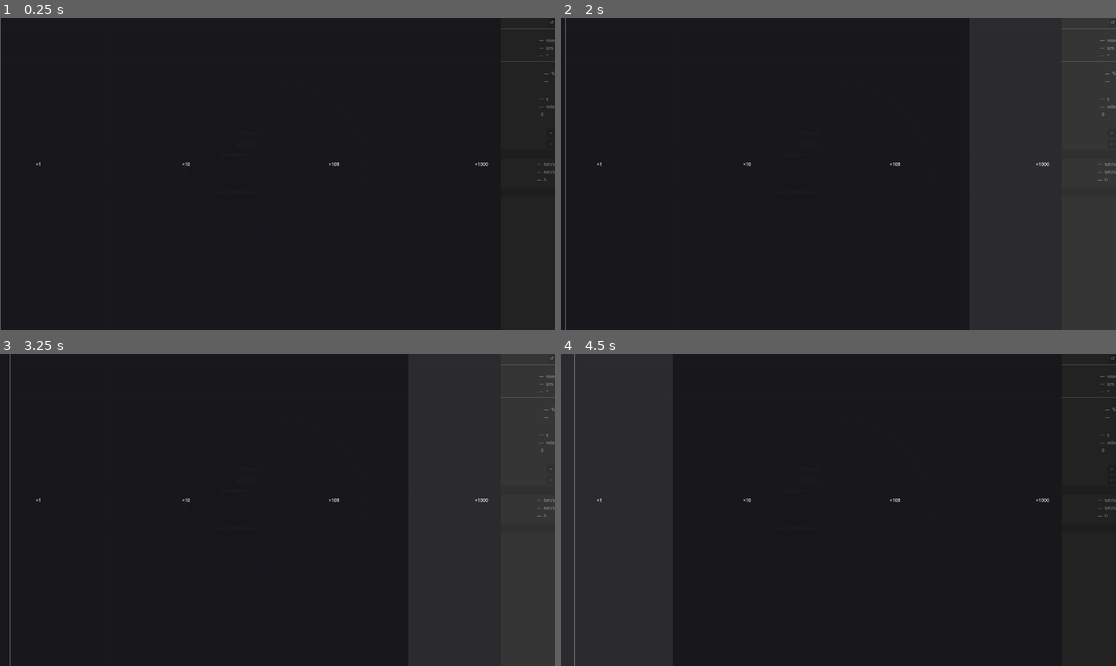
Above: before the commit, frames 1-4 (two rows, left to right).
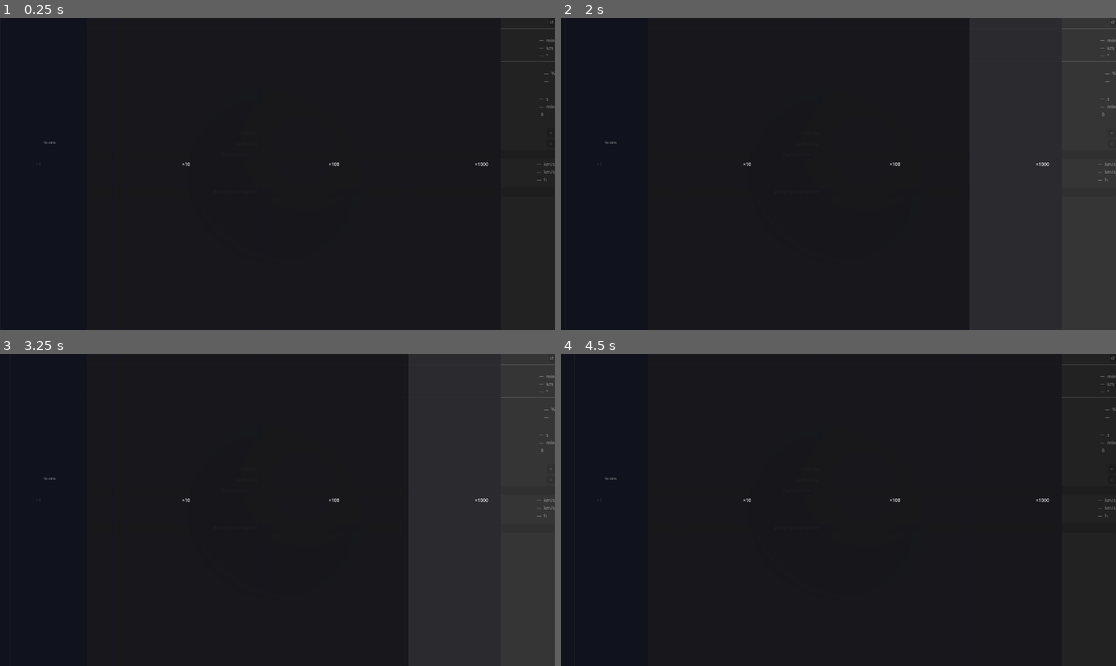
Above: after the commit, the same moments.

Repository: MrVeGGi3/vsl
Game: Godot game, scene res://scenes/main.tscn
Two runs of this game, one before a commit and one after it. Both use one fixed random seed, a clock stepped at 60 frames per second and the inputs below.
Inputs:
- Up to frame 1 (0.25 s): no input
- Up to frame 2 (2 s): click "Compute ΔV" at 0.5 s; click "↺" at 1.25 s
- Up to frame 3 (3.25 s): click "+" at 2 s; click "+" at 2.75 s
- Up to frame 4 (4.5 s): click "Export JSON Report" at 3.5 s; click "×1" at 4.25 s

The runs differ from the first frame. In frame 1, 0.1% of the frame differs, in the area x 0-11%, y 0-100%; in frame 2, 0.1%; in frame 3, 0.1%; in frame 4, 16%, in the area x 0-16%, y 0-100%.

Commit message:
feat(trajectory): add visualization pipeline and fix aero table transposition
Solver (Julia):
- c_api.jl: add _sixdof_from_ptrs / _sixdof_points_from_ptrs helpers
  callable via jl_eval_string; fix _build_aero_table C row-major→Julia
  column-major transposition (reshape na×nm then transpose → nm×na)
- sixdof.jl: clamp altitude to ≥ 0 m before NRLMSISE-00 to prevent
  DomainError when rocket re-enters ground after apogee
- test_sixdof.jl: extend test coverage for atmosphere path

Main (C++):
- julia_api.h / double_buffer.h: declare vsl_trajectory_sixdof_points
  and trajectory double-buffer structs
- main.cpp: launch solver thread, run sixdof_points, swap double buffer
- integration_test.cpp: add test_trajectory_sixdof_points (7 tests total,
  42 assertions, all passing)

Godot:
- solver_bridge.gd: poll double buffer and push ENU positions to renderer
- trajectory_panel.gd + trajectory_panel.tscn: HUD panel showing apogee,
  flight time, and live ENU trajectory polyline
- main.tscn: wire TrajectoryPanel into main scene

Co-Authored-By: Claude Sonnet 4.6 <noreply@anthropic.com>

Diff:
--- a/godot/project/scenes/main.tscn
+++ b/godot/project/scenes/main.tscn
@@ -8,6 +8,7 @@
 [ext_resource type="Script" uid="uid://da58iyw6wvqdn" path="res://scripts/vr_controller.gd" id="6"]
 [ext_resource type="Script" uid="uid://ol5566taxm0j" path="res://scripts/vr_ui_panel.gd" id="7"]
 [ext_resource type="Script" path="res://scripts/solver_bridge.gd" id="8"]
+[ext_resource type="PackedScene" path="res://scenes/trajectory_panel.tscn" id="9"]
 
 [node name="Main" type="Node3D" unique_id=1669414694]
 script = ExtResource("1")
@@ -56,3 +57,5 @@
 [node name="MissionTimeline" parent="UILayer" unique_id=1239035440 instance=ExtResource("5")]
 layout_mode = 3
 anchors_preset = 0
+
+[node name="TrajectoryPanel" parent="UILayer" unique_id=987654321 instance=ExtResource("9")]
--- /dev/null
+++ b/godot/project/scenes/trajectory_panel.tscn
@@ -0,0 +1,6 @@
+[gd_scene format=3 uid="uid://trajectory_panel"]
+
+[ext_resource type="Script" path="res://scripts/trajectory_panel.gd" id="1"]
+
+[node name="TrajectoryPanel" type="Control"]
+script = ExtResource("1")
--- a/godot/project/scripts/solver_bridge.gd
+++ b/godot/project/scripts/solver_bridge.gd
@@ -26,8 +26,10 @@
 		return
 	_data   = json.get_data()
 	_loaded = true
-	print("[SolverBridge] loaded: %d orbit pts, %d access wins" % [
+	print("[SolverBridge] loaded: orbit=%d pts, traj=%d pts (apogee %.0f m), access=%d wins" % [
 		int(_data.get("point_count", 0)),
+		int(_data.get("trajectory_point_count", 0)),
+		float(_data.get("trajectory_apogee_m", 0.0)),
 		(_data.get("access_windows", []) as Array).size()
 	])
 
@@ -106,6 +108,33 @@
 		"tof_s":   PI * sqrt(a_t * a_t * a_t / MU),
 	}
 
+# ── Trajectory API ─────────────────────────────────────────────────────────────
+
+func get_trajectory_point_count() -> int:
+	return int(_data.get("trajectory_point_count", 0))
+
+func get_trajectory_apogee_m() -> float:
+	return float(_data.get("trajectory_apogee_m", 0.0))
+
+# Fills arr with ENU positions converted to Godot Y-up:
+#   Vector3(East, Up, -North)  — .y gives altitude in metres.
+func copy_trajectory_positions_to(arr: PackedVector3Array, count: int) -> void:
+	if not _loaded:
+		return
+	var flat: Array = _data.get("trajectory_positions_flat", [])
+	var n := mini(count, flat.size() / 3)
+	for i in n:
+		arr[i] = Vector3(
+			float(flat[i * 3]),
+			float(flat[i * 3 + 2]),   # ENU Up  → Godot Y
+			-float(flat[i * 3 + 1])   # ENU North → Godot -Z
+		)
+
+func get_trajectory_times() -> PackedFloat32Array:
+	if not _loaded:
+		return PackedFloat32Array()
+	return PackedFloat32Array(_data.get("trajectory_times", []) as Array)
+
 func export_report_json(user_path: String) -> void:
 	if not _loaded:
 		push_warning("SolverBridge: no data to export")
--- /dev/null
+++ b/godot/project/scripts/trajectory_panel.gd
@@ -0,0 +1,118 @@
+extends Control
+
+const MAX_POINTS   := 1024
+const MARGIN       := 28.0
+const LINE_WIDTH   := 1.5
+
+const COLOR_GROUND := Color(0.15, 0.40, 1.00)
+const COLOR_APOGEE := Color(1.00, 0.25, 0.05)
+const AXIS_COLOR   := Color(0.55, 0.55, 0.55, 0.70)
+const BG_COLOR     := Color(0.06, 0.07, 0.12, 0.88)
+const BORDER_COLOR := Color(0.28, 0.30, 0.50, 0.80)
+
+var _positions:   PackedVector3Array  # ENU→Godot: .x=East, .y=Up, .z=-North
+var _times:       PackedFloat32Array
+var _point_count: int   = 0
+var _loaded:      bool  = false
+var _apogee_m:    float = 0.0
+var _apogee_t:    float = 0.0
+
+func _ready() -> void:
+	_positions = PackedVector3Array()
+	_positions.resize(MAX_POINTS)
+
+	# Anchor: bottom-left corner, 300 × 210 px
+	set_anchor_and_offset(SIDE_LEFT,   0.0,   0.0)
+	set_anchor_and_offset(SIDE_RIGHT,  0.0, 300.0)
+	set_anchor_and_offset(SIDE_TOP,    1.0, -210.0)
+	set_anchor_and_offset(SIDE_BOTTOM, 1.0,   0.0)
+
+func _process(_delta: float) -> void:
+	if _loaded:
+		return
+	var bridge := get_node_or_null("/root/Main/SolverBridge")
+	if bridge == null or not bridge.has_method("get_trajectory_point_count"):
+		return
+	_point_count = bridge.get_trajectory_point_count()
+	if _point_count <= 0:
+		return
+	bridge.copy_trajectory_positions_to(_positions, _point_count)
+	_times    = bridge.get_trajectory_times()
+	_apogee_m = bridge.get_trajectory_apogee_m()
+
+	var max_alt := 0.0
+	for i in _point_count:
+		if _positions[i].y > max_alt:
+			max_alt   = _positions[i].y
+			_apogee_t = float(_times[i])
+
+	_loaded = true
+	queue_redraw()
+
+func _draw() -> void:
+	var sz   := get_size()
+	var font := ThemeDB.fallback_font
+
+	# Background + border
+	draw_rect(Rect2(Vector2.ZERO, sz), BG_COLOR,     true)
+	draw_rect(Rect2(Vector2.ZERO, sz), BORDER_COLOR, false, 1.0)
+
+	# Title
+	draw_string(font, Vector2(6.0, 13.0),
+		"SOUNDING ROCKET — Altitude vs Time",
+		HORIZONTAL_ALIGNMENT_LEFT, -1, 10, Color(0.88, 0.88, 0.95))
+
+	if not _loaded or _point_count <= 0:
+		draw_string(font, sz * 0.5, "No data",
+			HORIZONTAL_ALIGNMENT_CENTER, -1, 11, Color(0.45, 0.45, 0.45))
+		return
+
+	# Plot area
+	var x0 := MARGIN
+	var y0 := 18.0                       # top, below title
+	var pw  := sz.x - MARGIN - 6.0      # plot width
+	var ph  := sz.y - y0 - MARGIN       # plot height
+	var origin := Vector2(x0, y0 + ph)  # bottom-left of plot axes
+
+	var t_max   := maxf(float(_times[_point_count - 1]), 1.0)
+	var alt_max := maxf(_apogee_m, 1.0)
+
+	# Axes
+	draw_line(origin, origin + Vector2(pw, 0),  AXIS_COLOR)
+	draw_line(origin, origin + Vector2(0, -ph), AXIS_COLOR)
+
+	# Apogee dashed horizontal reference
+	var apo_y := origin.y - (_apogee_m / alt_max) * ph
+	var xi := int(x0)
+	while xi < int(x0 + pw):
+		draw_line(Vector2(xi, apo_y), Vector2(xi + 4, apo_y),
+			Color(1.0, 0.4, 0.1, 0.45))
+		xi += 8
+
+	# Trajectory polyline with altitude-based color gradient
+	var pts    := PackedVector2Array()
+	var colors := PackedColorArray()
+	pts.resize(_point_count)
+	colors.resize(_point_count)
+	for i in _point_count:
+		var t_n := float(_times[i]) / t_max
+		var a_n := _positions[i].y  / alt_max
+		pts[i]    = Vector2(origin.x + t_n * pw, origin.y - a_n * ph)
+		colors[i] = COLOR_GROUND.lerp(COLOR_APOGEE, clampf(a_n, 0.0, 1.0))
+	draw_polyline_colors(pts, colors, LINE_WIDTH, true)
+
+	# Apogee dot + label
+	var apo_t_n := _apogee_t / t_max
+	var apo_pt  := Vector2(origin.x + apo_t_n * pw, apo_y)
+	draw_circle(apo_pt, 3.5, COLOR_APOGEE)
+	draw_string(font, apo_pt + Vector2(5.0, -2.0),
+		"%.0f m" % _apogee_m,
+		HORIZONTAL_ALIGNMENT_LEFT, -1, 10, COLOR_APOGEE)
+
+	# Axis tick labels
+	draw_string(font, origin + Vector2(1.0, 11.0),
+		"0", HORIZONTAL_ALIGNMENT_LEFT, -1, 9, AXIS_COLOR)
+	draw_string(font, origin + Vector2(pw - 22.0, 11.0),
+		"%.0fs" % t_max, HORIZONTAL_ALIGNMENT_LEFT, -1, 9, AXIS_COLOR)
+	draw_string(font, Vector2(3.0, y0 + 8.0),
+		"%.0fm" % alt_max, HORIZONTAL_ALIGNMENT_LEFT, -1, 9, AXIS_COLOR)
Not shown, changed: main/src/double_buffer.h
Not shown, changed: main/src/julia_api.h
Not shown, changed: main/src/main.cpp
Not shown, changed: main/tests/integration_test.cpp
Not shown, changed: solver/src/export/c_api.jl
Not shown, changed: solver/src/trajectory/sixdof.jl
Not shown, changed: solver/test/trajectory/test_sixdof.jl
